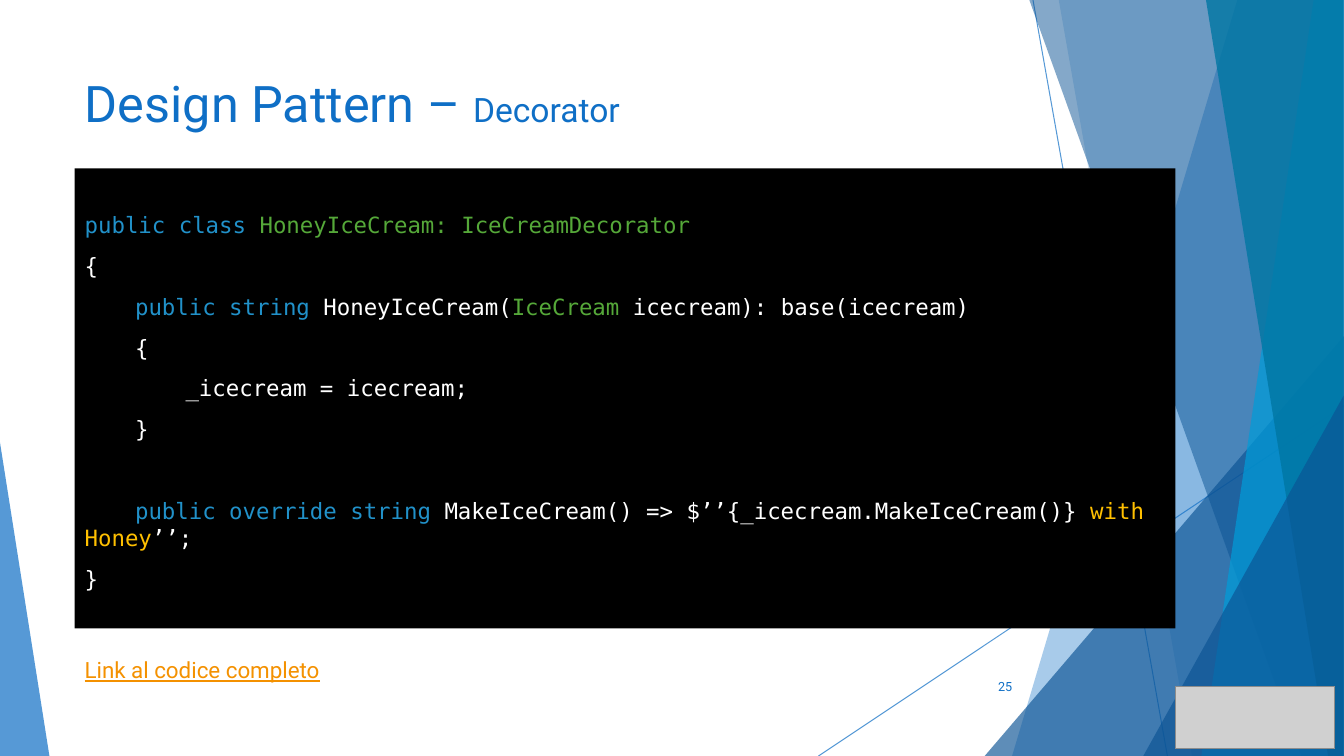
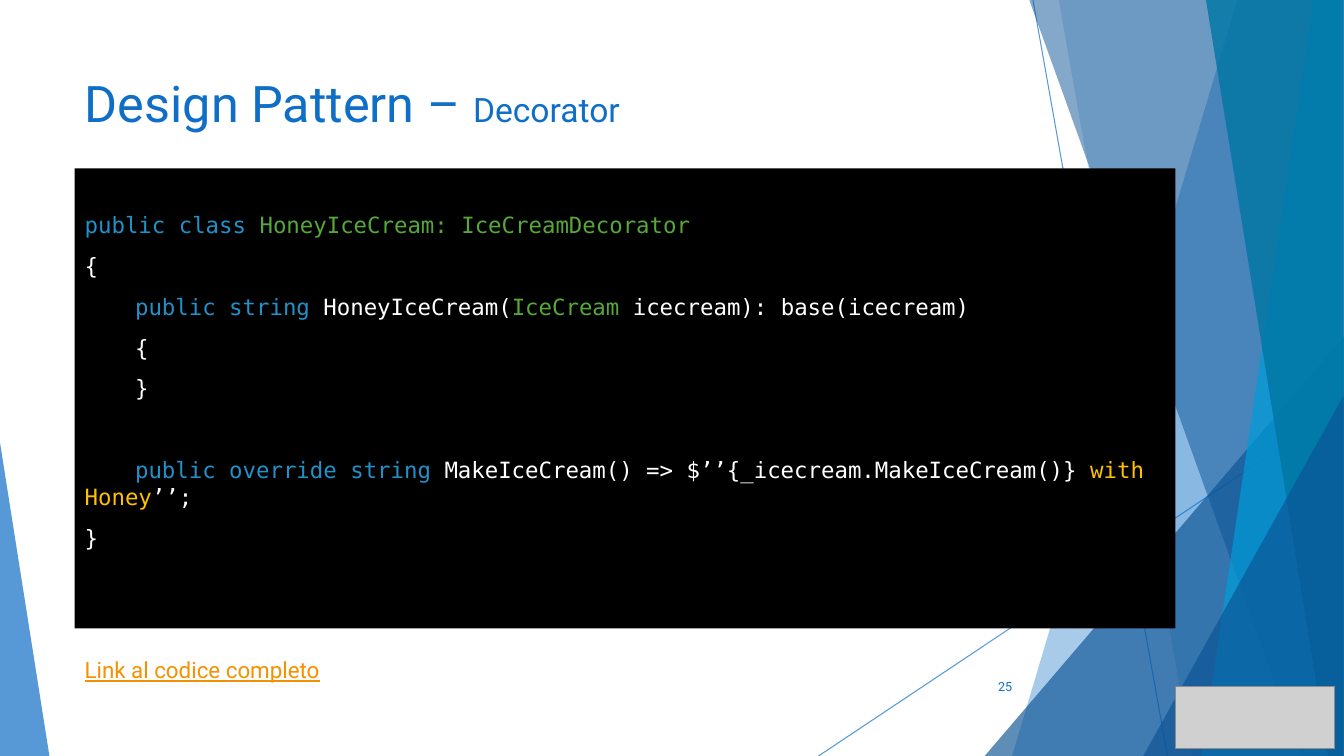
Before and after one commit to DocAigor/slide-academy-net, a slide deck: slide 25 of Best Practice.pptx. Drawn at 1344x756 pixels with LibreOffice and Linux fonts; fonts in the diff are those of the drawing; grey boxes stand for pictures. Boxes give left, top, right and bottom in pixels: in the first picture for what was removed or moved away, otherwise in the second. Text is boxed around its words. In the diff, an @@ line names an element or a change of style, - is before the commit and + after.

```diff
--- a/Best Practice.pptx
+++ b/Best Practice.pptx
@@ text at (186, 379, 468, 402): paragraph removed @@
-_icecream = icecream;
```
Also in this commit, not shown: 3 other slides changed, 1 other file.
